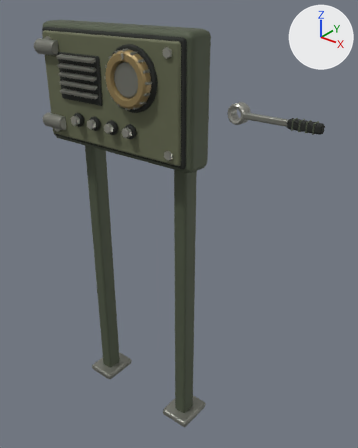
The glTF model public/assets/closeups/repair-panel.glb, before and after one commit.
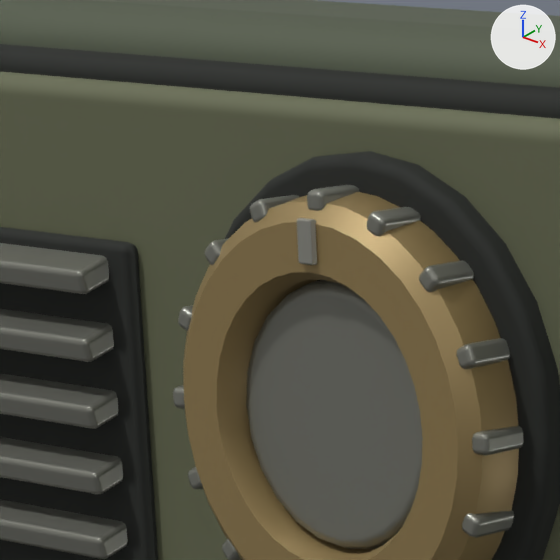
Old and new are each drawn whole from a 50 mm lens placed at (1.322, -1.315, 0.358), pointed at (0.205, 0.082, -0.508) and again close up on the part from 23% to 44% of the width and 5% to 22% of the height. The lights are fixed; the arrows at upper right show +X, +Y and +Z. The last two pictures show the newer version. Where no turn or scale is listed for an object, it has been applied to the vertices. Vertices at exactly the same position are counted once.

The older version as bpy lines, for what is in view:
```python
me_panelcasting = bpy.data.meshes.new('PanelCasting')
me_panelcasting.from_pydata(...)  # 2238 vertices, 4360 faces; spans x -0.37..0.37, y -0.11..0.16, z -1.49..0.23
# faces by material slot: [324, 1604, 88, 1608, 736]
me_panelcasting.materials.append(mat_cast)  # greyish green #535b48
me_panelcasting.materials.append(mat_recess)  # black #252824
me_panelcasting.materials.append(mat_paint)  # greyish green #686c52
me_panelcasting.materials.append(mat_machined)  # grey #85867d
me_panelcasting.materials.append(mat_burnished)  # grey #a0a097
me_ringgrip = bpy.data.meshes.new('RingGrip')
me_ringgrip.from_pydata(...)  # 1204 vertices, 2340 faces; spans x -0.098..0.098, y -0.042..0.0, z -0.098..0.098
# faces by material slot: [504, 1728, 108]
me_ringgrip.materials.append(mat_latch)  # brown #9b8558
me_ringgrip.materials.append(mat_machined)  # grey #85867d
me_ringgrip.materials.append(mat_burnished)  # grey #a0a097
ob_panelcasting = bpy.data.objects.new('PanelCasting', me_panelcasting)
ob_panelcasting.location = (0.0, 0.0, 0.0)
ob_ringgrip = bpy.data.objects.new('RingGrip', me_ringgrip)
ob_ringgrip.location = (0.133, -0.08, 0.069)
```
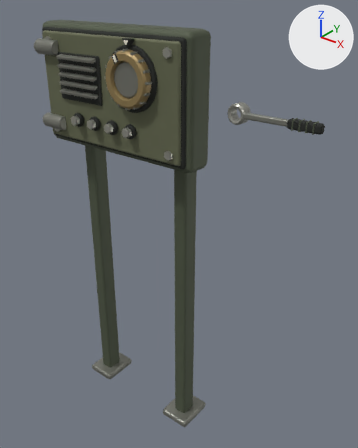
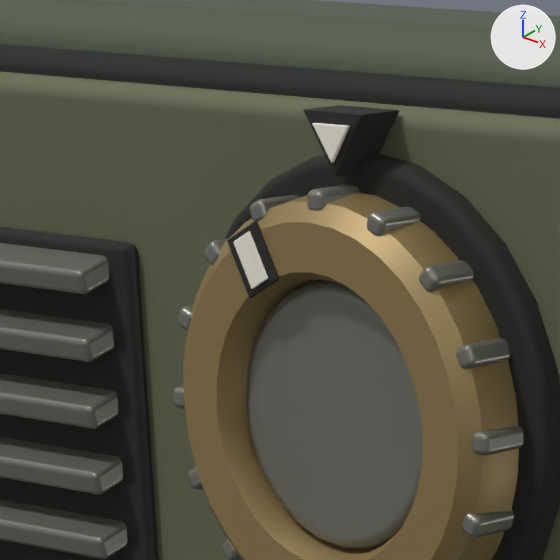
Where the change shows, as pixel boxes (x1, y1, x2, y2) in the close-ups (560 x 560 px):
part 1 of me_ringgrip, added: after (233, 231, 268, 289)
part 2 of me_ringgrip, recoloured: before (297, 218, 317, 265); after (227, 221, 279, 298)
part 3 of me_panelcasting, added (black): after (304, 105, 399, 177)
part 4 of me_panelcasting, added: after (312, 123, 350, 163)

The edits, one by one:
Material 'IndexEnamel' (mat_indexenamel) is new.
Its base color is (0.888, 0.855, 0.745) (white #f2eee0).
Its metallic is 0.02.
Its roughness is 0.76.
me_ringgrip is used by ob_ringgrip; location (0.133, -0.08, 0.069).
me_ringgrip had 1204 vertices, 2340 faces and spanned x -0.098..0.098, y -0.042..0.0, z -0.098..0.098.
me_ringgrip now has 1250 vertices, 2428 faces and spans x -0.098..0.098, y -0.042..0.0, z -0.098..0.098.
me_ringgrip part 1: a new loose piece of 46 vertices spanning x -0.045..-0.024, y -0.042..-0.041, z 0.054..0.079, in mat_indexenamel (white #f2eee0).
me_ringgrip part 2: 108 faces spanning x -0.05..-0.019, y -0.041..-0.039, z 0.05..0.083 switch from mat_burnished (grey #a0a097) to mat_recess (black #252824).
Other edits to the shape of me_ringgrip do not show in these pictures.
me_ringgrip gains material mat_indexenamel (white #f2eee0).
me_panelcasting is used by ob_panelcasting; location (0.0, 0.0, 0.0).
me_panelcasting had 2238 vertices, 4360 faces and spanned x -0.37..0.37, y -0.11..0.16, z -1.49..0.23.
me_panelcasting now has 2322 vertices, 4520 faces and spans x -0.37..0.37, y -0.11..0.16, z -1.49..0.23.
me_panelcasting part 3: a new loose piece of 42 vertices spanning x 0.12..0.15, y -0.1..-0.08, z 0.17..0.2, in mat_recess (black #252824).
me_panelcasting part 4: a new loose piece of 42 vertices spanning x 0.12..0.14, y -0.1, z 0.18..0.19, in mat_indexenamel (white #f2eee0).
me_panelcasting gains material mat_indexenamel (white #f2eee0).
